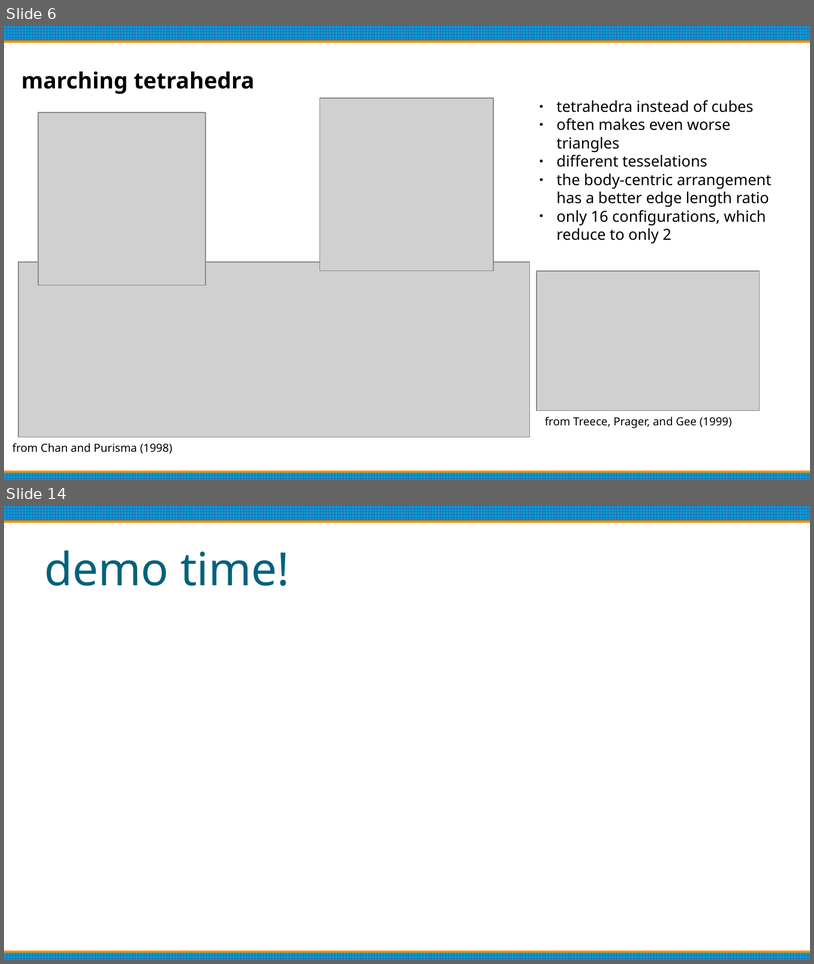
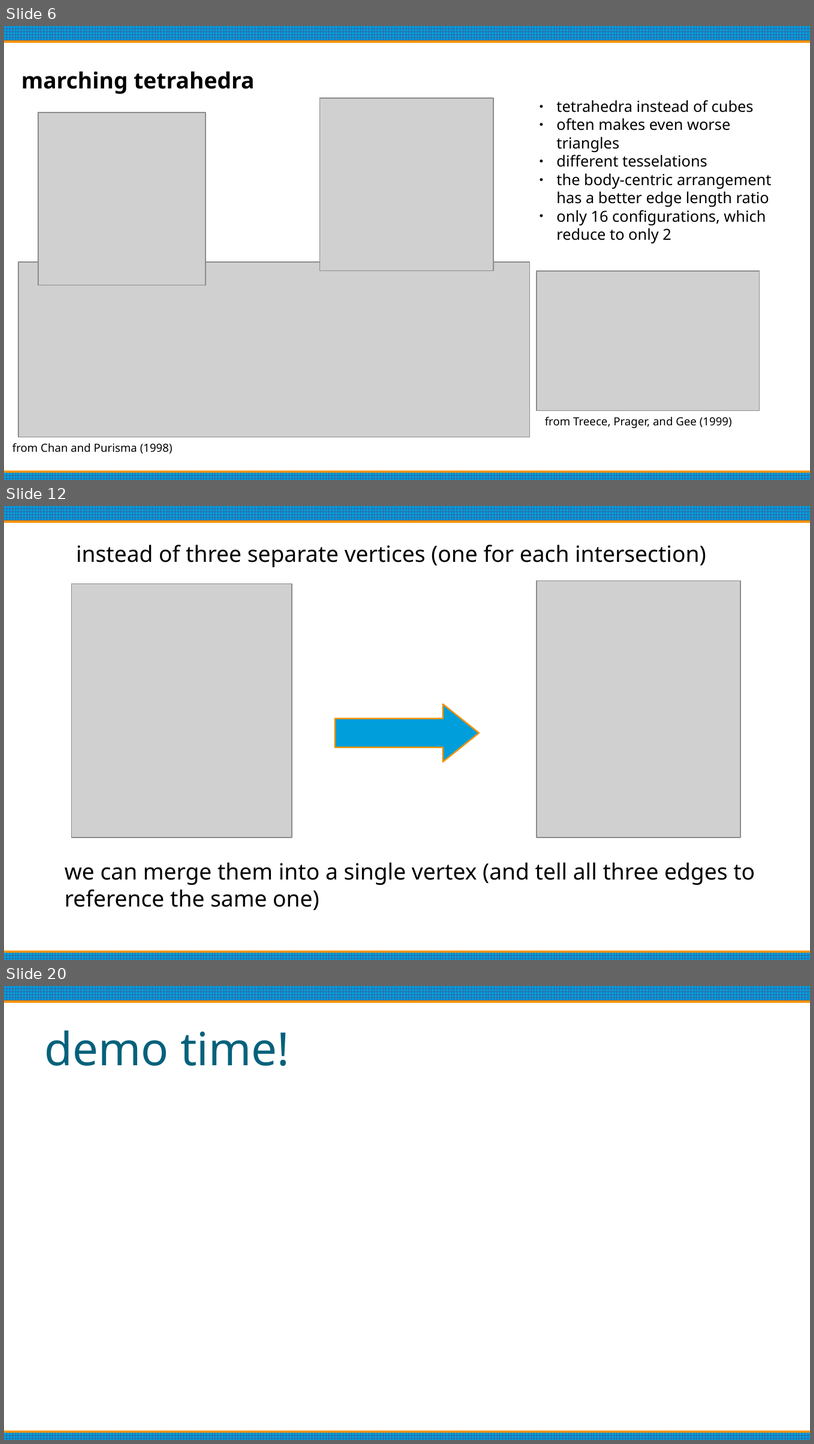
Before and after one commit to oculometric/marching-tetrahedra-fyp, a slide deck: doc/mid project review.odp. Shown one above the other, each under a label of ours: slides 6 and 14 before the commit, slides 6, 12 and 20 after it; the slides between them are not shown. The pictures are 814x964 and 814x1444 pixels, drawn with LibreOffice and Linux fonts; fonts in the diff are those of the drawing; grey boxes stand for pictures. Boxes give left, top, right and bottom in pixels: in the first picture for what was removed or moved away, otherwise in the second. Text is boxed around its words. In the diff, an @@ line names an element or a change of style, - is before the commit and + after.

```diff
--- a/doc/mid project review.odp
+++ b/doc/mid project review.odp
@@ slide 12 added at (x1=4, y1=506, x2=810, y2=960), background #FFFFFF; not listed: 2 template elements that a slide beside it also shows @@
@@ text added at (x1=76, y1=544, x2=707, y2=567), 22 pt, text #000000 @@
+instead of three separate vertices (one for each intersection)
@@ picture added at (x1=71, y1=583, x2=293, y2=837) @@
@@ picture added at (x1=537, y1=580, x2=741, y2=837) @@
@@ right arrow added at (x1=335, y1=705, x2=480, y2=762), fill #009EDA, outline #F49100 1.42 pt @@
@@ text added at (x1=65, y1=862, x2=755, y2=910), 22 pt, text #000000 @@
+we can merge them into a single vertex (and tell all three edges to
+reference the same one)
@@ what was slide 14 is now slide 20 @@
```
Also in this commit, not shown: 5 slides changed, 7 other slides added, 3 slides removed, 1 other file.
